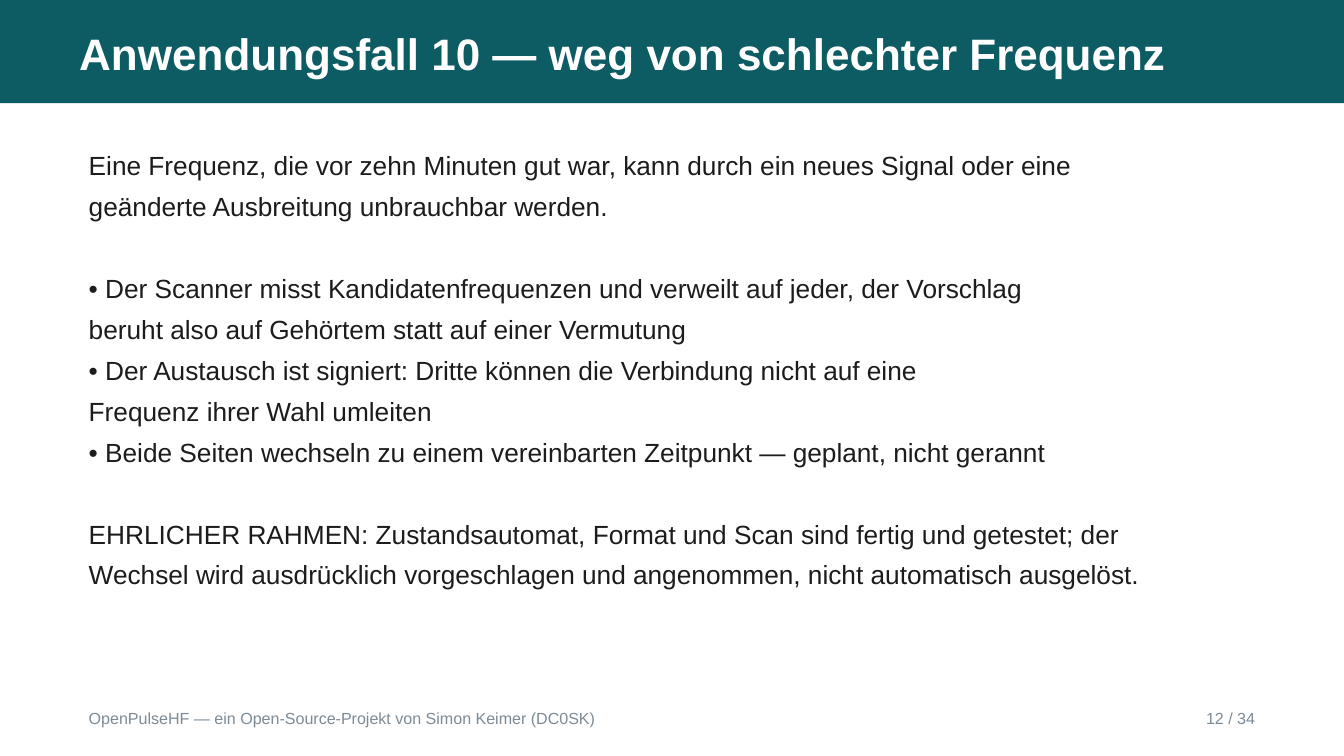
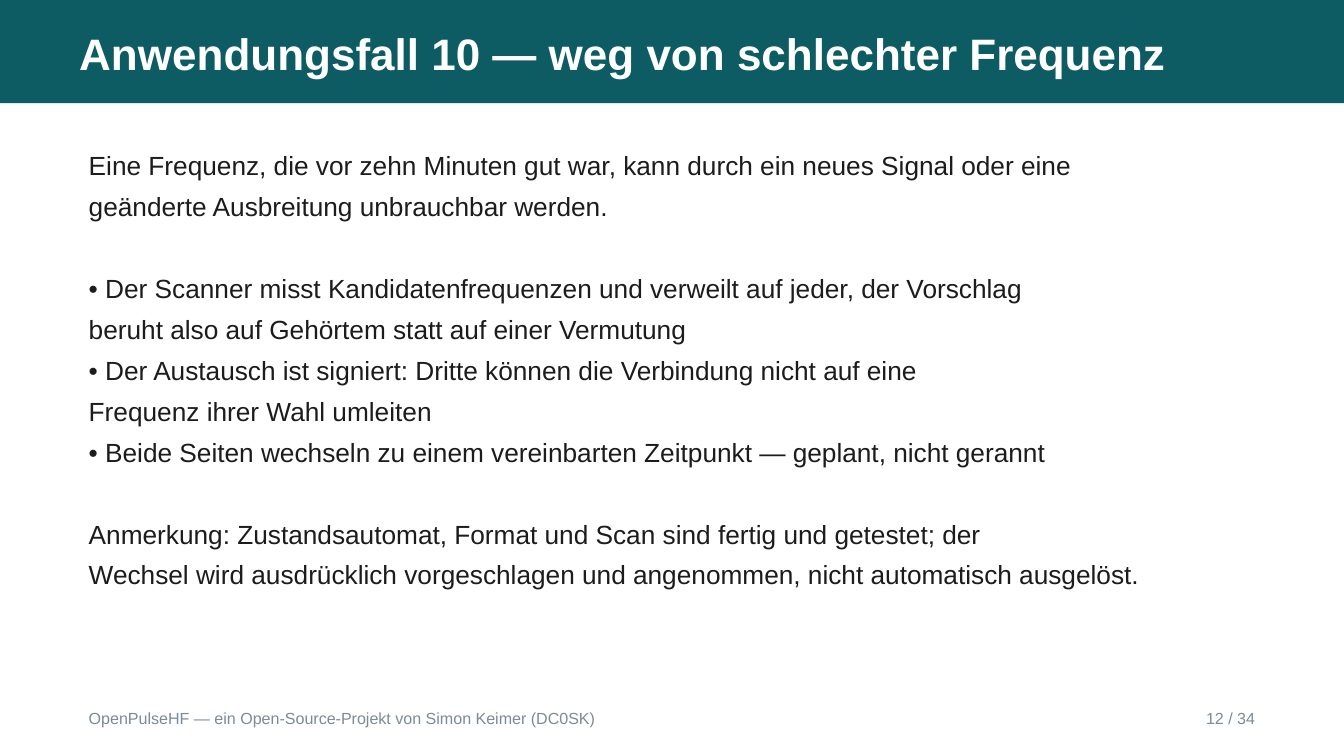
Before and after one commit to dc0sk/OpenPulseHF, a slide deck: slide 15 of docs/presentations/OpenPulseHF-Overview-DE.odp (slide 12 before the commit). Drawn at 1344x756 pixels with LibreOffice and Linux fonts; fonts in the diff are those of the drawing. Boxes give left, top, right and bottom in pixels: in the first picture for what was removed or moved away, otherwise in the second. Text is boxed around its words. In the diff, an @@ line names an element or a change of style, - is before the commit and + after.

```diff
--- a/docs/presentations/OpenPulseHF-Overview-DE.odp
+++ b/docs/presentations/OpenPulseHF-Overview-DE.odp
@@ text at bbox=[89, 525, 980, 549]: text changed @@
-EHRLICHER RAHMEN: Zustandsautomat, Format und Scan sind fertig und getestet; der
+Anmerkung: Zustandsautomat, Format und Scan sind fertig und getestet; der
```
Also in this commit, not shown: 5 other slides changed, 3 slides added, 1 other file.
